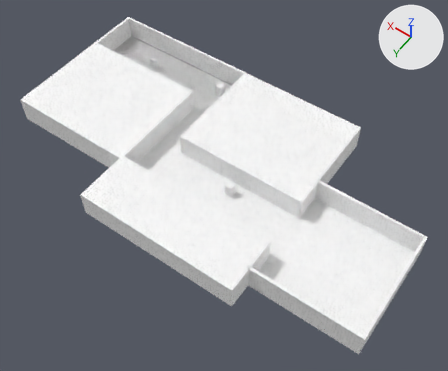
A saved change to the FBX model 2026_Summer/data/FBX/StageCol.fbx.
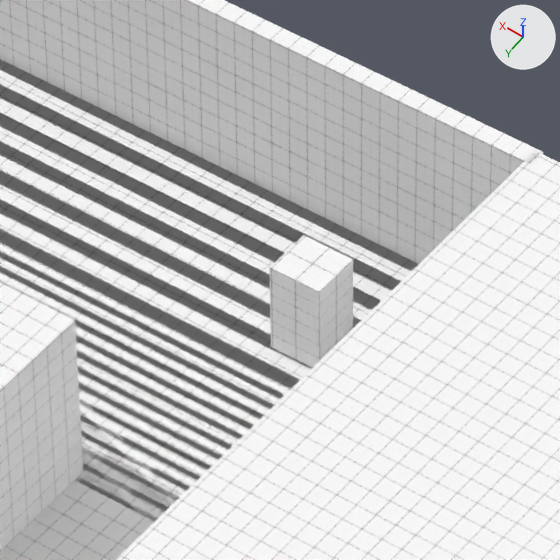
The first picture shows the older version from a camera (50 mm lens) standing at (-152.2, 143.5, 173.7) and looking at (-73.2, 33.0, 0.0). The close-ups show the older and then the newer version on the part from 41% to 55% of the width and 15% to 32% of the height of that picture. Only the edits that show in the close-ups are written down. Lighting does not change. The marker at upper right points along +X, +Y and +Z. Where no turn or scale is listed for an object, it has been applied to the vertices.
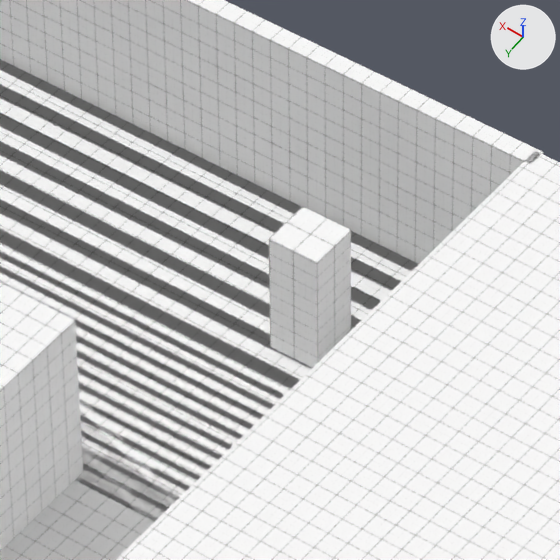
What differs and where, as boxes [x1, y1, x2, y2] in the close-ups (560 x 560 px):
'Cube__14_', moved, rescaled (21% taller): before [270, 235, 353, 368]; after [269, 207, 351, 368]

The change in detail:
me_scene_006 is used by ob_cube__14; location (-41.76, 65.87, 1.0).
me_scene_006 had 8 vertices, 6 faces and spanned x -5.19..-2.5, y -70.17..-67.59, z 0.0..4.8.
me_scene_006 now has 8 vertices, 6 faces and spans x -5.19..-2.58, y -70.14..-67.59, z 0.0..6.5.
me_scene_006 part 1: the whole mesh is scaled about its middle by (0.971, 0.99, 1.35), then moved by (-0.04, 0.01, 0.85).
Object 'Cube__14_' (ob_cube__14) moves from (-41.76, 65.87, 1.0) to (-41.66, 65.87, 1.0).
